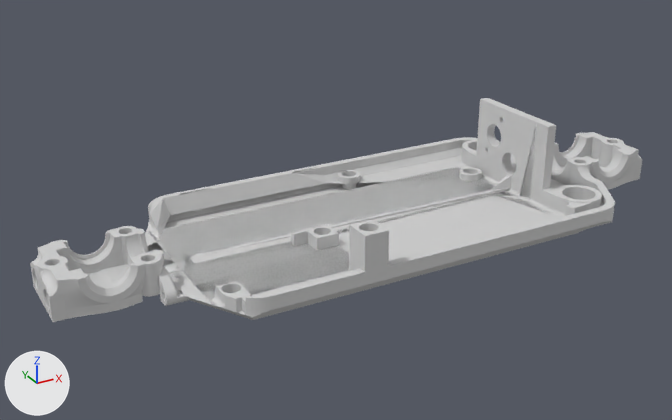
Before and after pictures for a commit that changed the Blender file STL/Edited Chassi.blend.
Camera for both pictures: a 50 mm lens placed at (-0.109, -0.1843, 0.0953), pointed at (-0.0109, -0.006, 0.0061). Every picture has the same lights, and +X, +Y and +Z are marked at lower left. The picture after the commit comes second.

Names of what the first picture shows: 'Chassis - Arduino RC Drift Car', 'Cube.006' and 3 more.
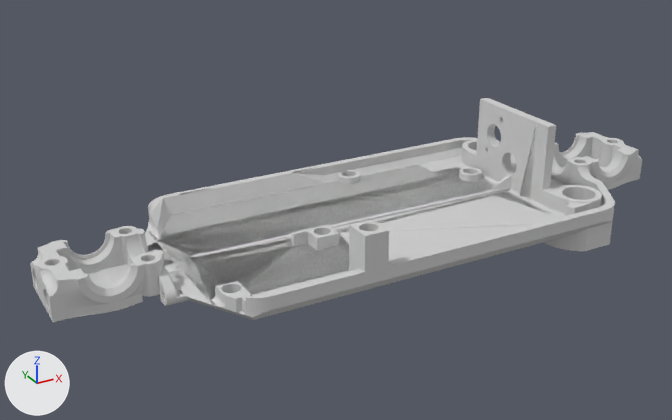
What differs and where, as boxes [x1, y1, x2, y2] in the pictures (672 x 420 px):
'Cube.009', added
    after: [164, 165, 438, 234]
part 1 of me_chassis___arduino_rc_drift_car, reshaped
    before: [69, 107, 514, 306]

The change, as a diff of the scene's bpy script:
```diff
--- a/STL/Edited Chassi.blend.py
+++ b/STL/Edited Chassi.blend.py
@@ me_chassis___arduino_rc_drift_car @@
 # used by ob_chassis___arduino_rc_drift_car; location = (0.1099, 0.0955, 0.0); rotation_euler = (-0.01, 0.0, 0.0), in degrees (-0.6, 0, 0); scale = (0.001, 0.001, 0.001)
-me_chassis___arduino_rc_drift_car.from_pydata(...)  # 8434 vertices, 16150 faces; spans x -191.0..-33.0, y -135.0..-75.0, z 0.0..23.0
+me_chassis___arduino_rc_drift_car.from_pydata(...)  # 8858 vertices, 16586 faces; spans x -191.0..-33.0, y -135.0..-75.0, z -6.0..23.0
+# me_chassis___arduino_rc_drift_car part 1: 79 vertices moved within x -187.0..-68.0, y -119.0..-91.0, z 1.0..21.0; 18 vertices removed from x -67.0..-59.0, y -94.0..-90.0, z 0.0..1.0; 442 vertices added at x -162.0..-54.0, y -133.0..-76.0, z -6.0..2.0
 me_chassis___arduino_rc_drift_car.materials.append(mat_stahl___satiniert)
@@ me_cube_007 @@
+me_cube_007.from_pydata([(-0.0381, -0.0055, 0.0), (-0.0381, -0.0055, 0.0), (-0.0381, 0.0055, 0.0), (-0.0381, 0.0055, 0.0), (0.0381, -0.0055, 0.0), (0.0381, -0.0055, 0.0), (0.0381, 0.0055, 0.0), (0.0381, 0.0055, 0.0)], [], [(0, 1, 3, 2), (2, 3, 7, 6), (6, 7, 5, 4), (4, 5, 1, 0), (2, 6, 4, 0), (7, 3, 1, 5)])
@@ ob_cube_009 @@
+ob_cube_009 = bpy.data.objects.new('Cube.009', me_cube_007)
+ob_cube_009.location = (-0.0103, 0.0121, 0.003)
+ob_cube_009.rotation_euler = (-0.01, 0.0, 0.0)  # degrees (-0.6, 0, 0)
```
